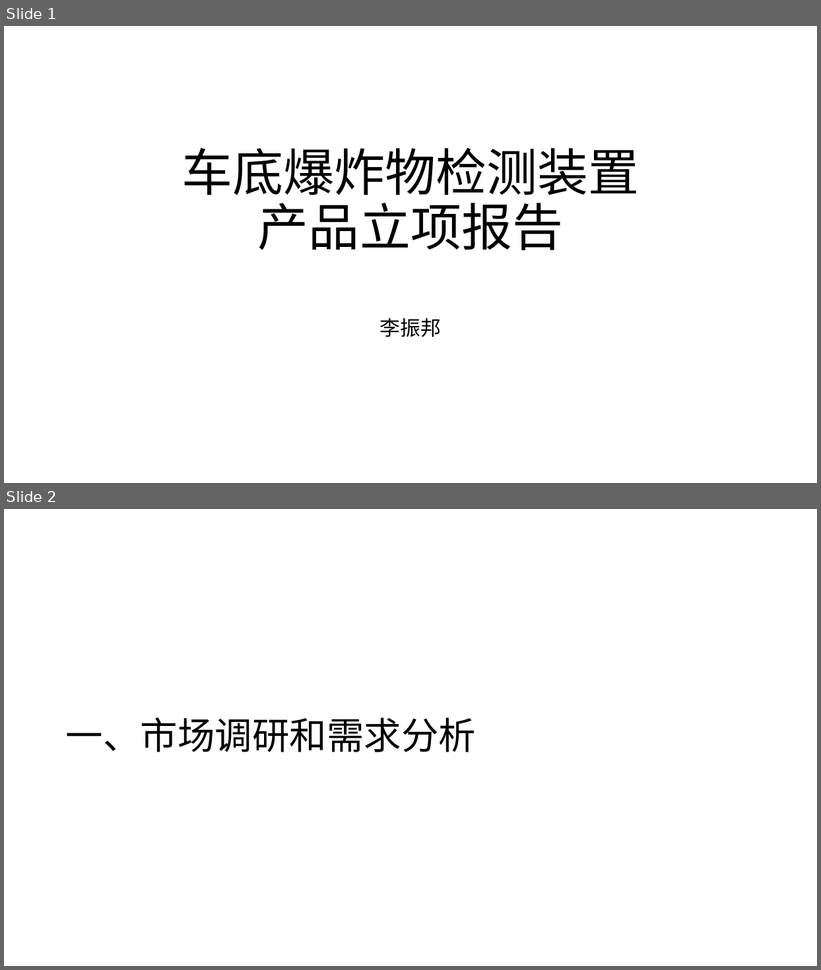
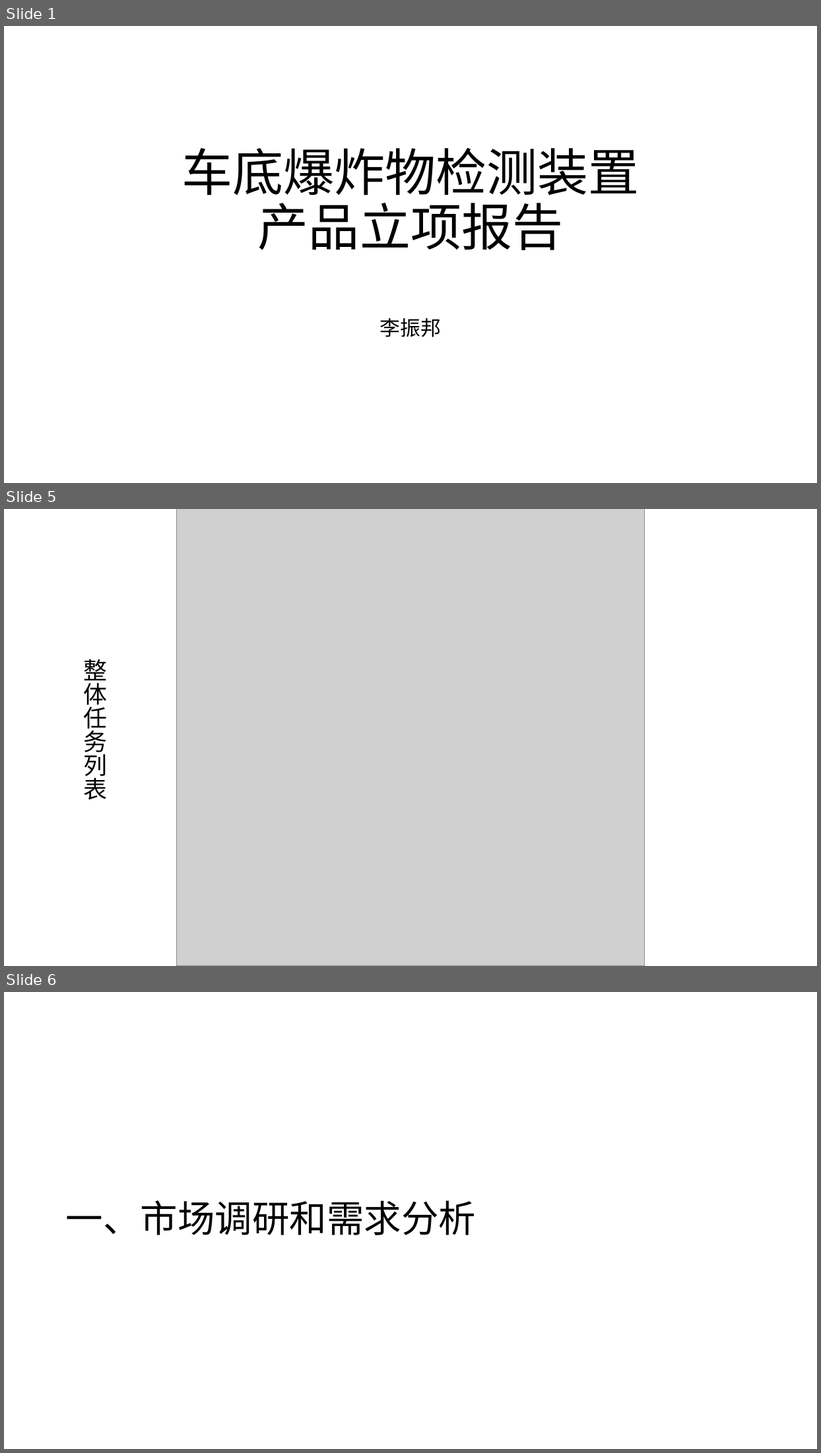
Before and after one commit to lizhenbang56/Papers, a slide deck: papers/车底检测/车底爆炸物检测装置产品立项报告.pptx. Shown one above the other, each under a label of ours: slides 1 and 2 before the commit, slides 1, 5 and 6 after it; the slides between them are not shown. The pictures are 821x970 and 821x1453 pixels, drawn with LibreOffice and Linux fonts; fonts in the diff are those of the drawing; grey boxes stand for pictures. Boxes give left, top, right and bottom in pixels: in the first picture for what was removed or moved away, otherwise in the second. Text is boxed around its words. In the diff, an @@ line names an element or a change of style, - is before the commit and + after.

```diff
--- a/papers/车底检测/车底爆炸物检测装置产品立项报告.pptx
+++ b/papers/车底检测/车底爆炸物检测装置产品立项报告.pptx
@@ slide 5 added at bbox=[4, 509, 817, 966], background #FFFFFF @@
@@ picture added at bbox=[177, 509, 644, 966] @@
@@ text added at bbox=[84, 659, 108, 800], 28 pt, text #000000 @@
+整体任务列表
@@ what was slide 2 is now slide 6 @@
```
Also in this commit, not shown: 16 other slides added, 37 other files.
